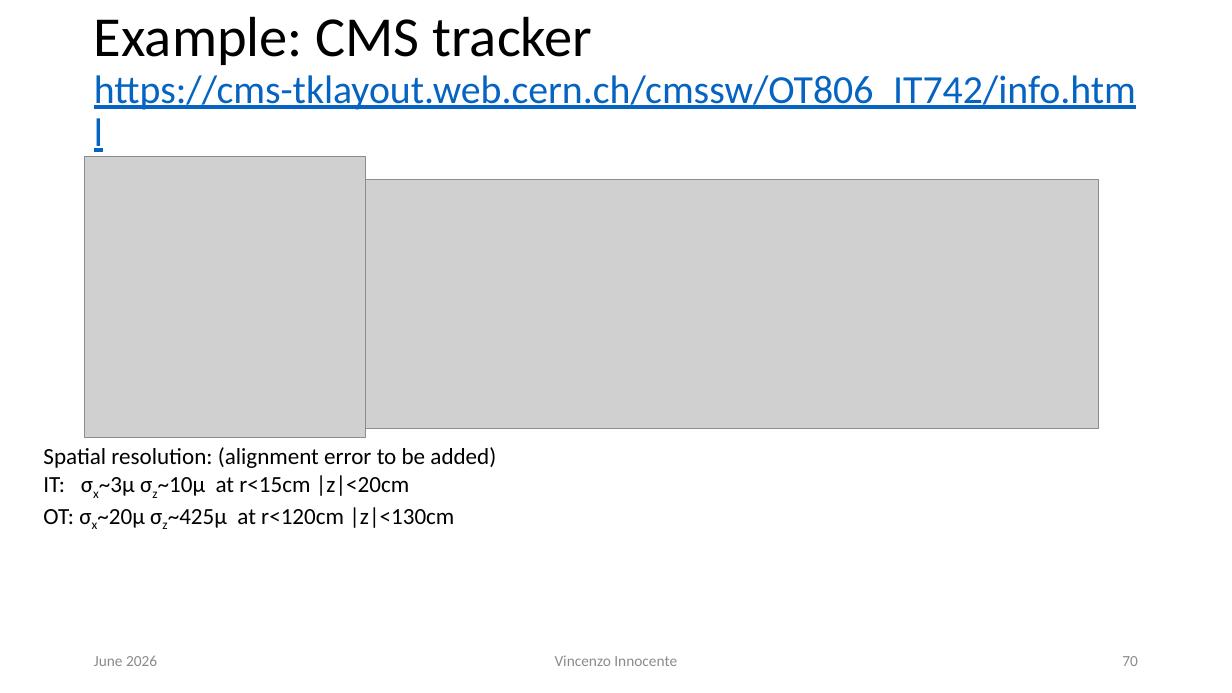
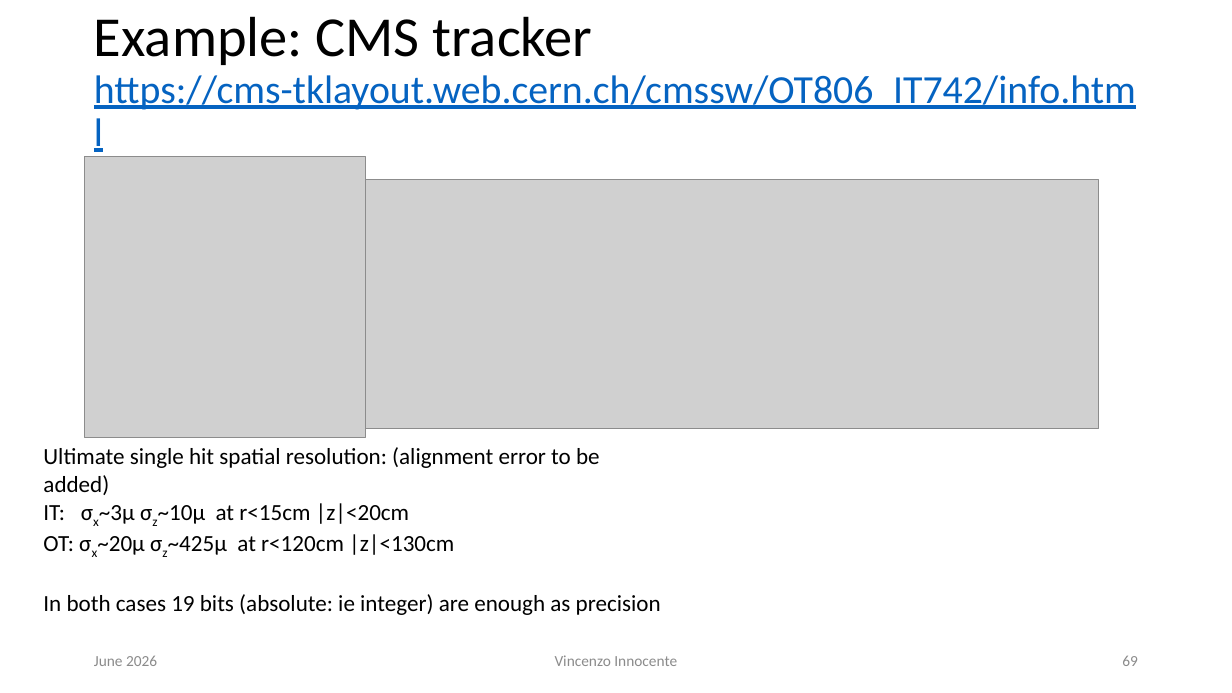
Before and after one commit to VinInn/FPCourse, a slide deck: slide 69 of Slides/FPforScientist.pptx (slide 70 before the commit). Drawn at 1232x693 pixels with LibreOffice and Linux fonts; fonts in the diff are those of the drawing; grey boxes stand for pictures. Boxes give left, top, right and bottom in pixels: in the first picture for what was removed or moved away, otherwise in the second. Text is boxed around its words. In the diff, an @@ line names an element or a change of style, - is before the commit and + after.

```diff
--- a/Slides/FPforScientist.pptx
+++ b/Slides/FPforScientist.pptx
@@ text at (43,447,600,495): text changed @@
-Spatial resolution: (alignment error to be added)
+Ultimate single hit spatial resolution: (alignment error to be added)
@@ text at (43,594,661,615): paragraph added @@
+In both cases 19 bits (absolute: ie integer) are enough as precision
@@ page number at (1122,655,1138,666): text changed @@
-70
+69
```
Also in this commit, not shown: 3 other slides changed.
